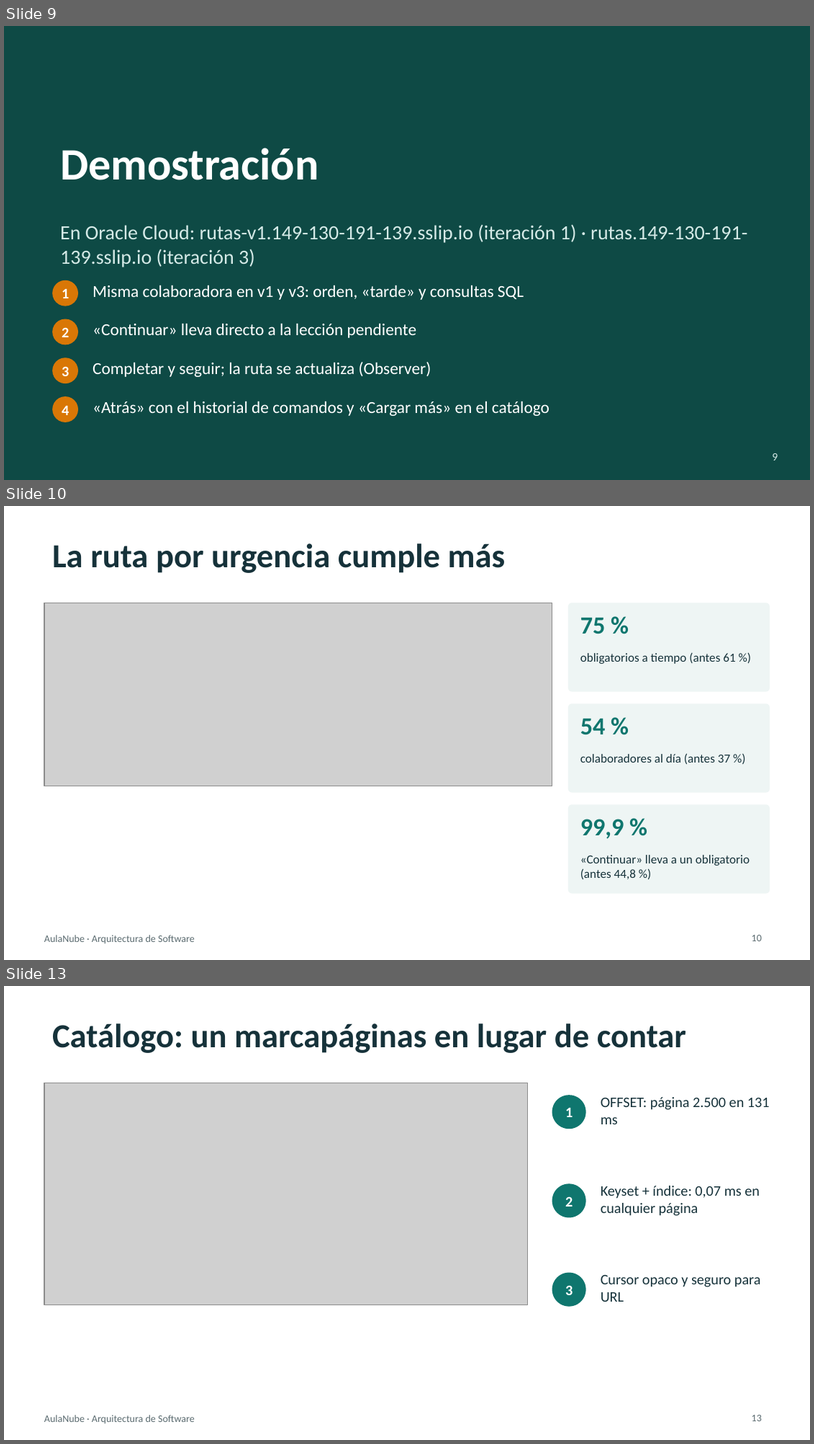
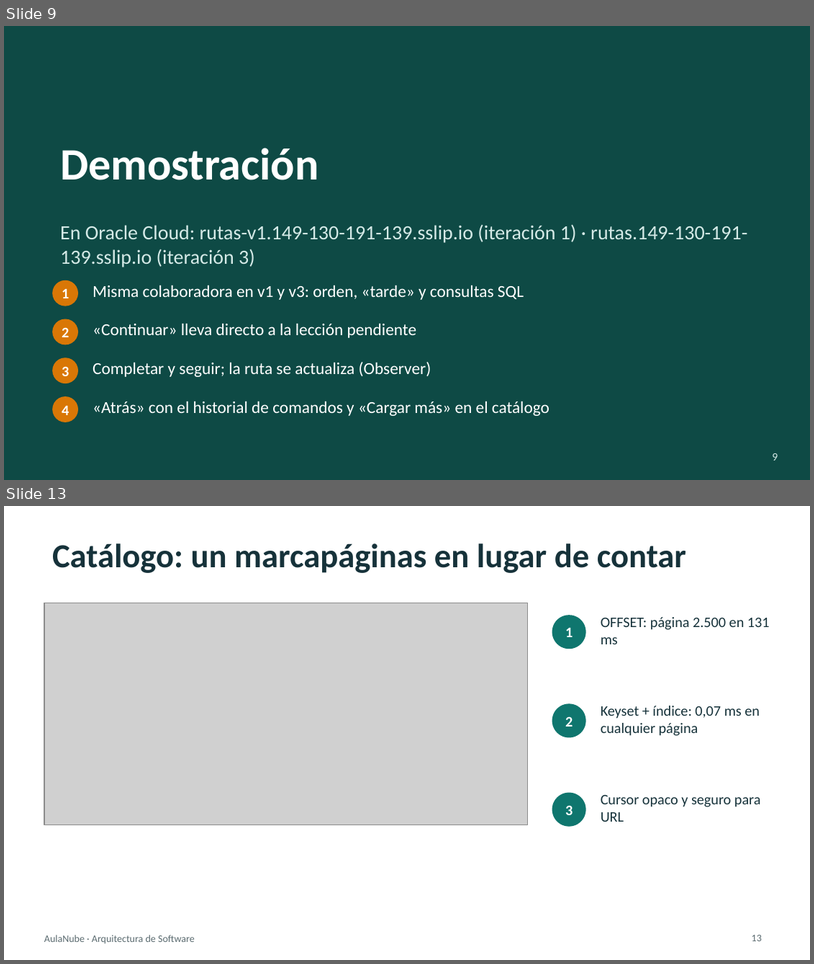
Before and after one commit to augustocco/aulanube-rutas, a slide deck: docs/presentacion/Presentacion-AulaNube-Rutas.pptx. Shown one above the other, each under a label of ours: slides 9, 10 and 13 before the commit, slides 9 and 13 after it; the slides between them are not shown. The pictures are 814x1444 and 814x964 pixels, drawn with LibreOffice and Linux fonts; fonts in the diff are those of the drawing; grey boxes stand for pictures. Boxes give left, top, right and bottom in pixels: in the first picture for what was removed or moved away, otherwise in the second. Text is boxed around its words. In the diff, an @@ line names an element or a change of style, - is before the commit and + after.

```diff
--- a/docs/presentacion/Presentacion-AulaNube-Rutas.pptx
+++ b/docs/presentacion/Presentacion-AulaNube-Rutas.pptx
@@ slide 10 removed at [4, 506, 810, 960], background #FFFFFF; not listed: 1 template element that a slide beside it also shows @@
@@ title removed at [52, 543, 505, 573] @@
-La ruta por urgencia cumple más
@@ picture removed at [44, 602, 553, 786] @@
@@ rounded rectangle removed at [568, 602, 770, 692] @@
@@ text removed at [581, 617, 606, 634] @@
-75 %
@@ text removed at [581, 652, 736, 664] @@
-obligatorios a tiempo (antes 61 %)
@@ rounded rectangle removed at [568, 703, 770, 793] @@
@@ text removed at [581, 718, 606, 735] @@
-54 %
@@ text removed at [581, 753, 730, 764] @@
-colaboradores al día (antes 37 %)
@@ rounded rectangle removed at [568, 804, 770, 893] @@
@@ text removed at [581, 818, 625, 839] @@
-99,9 %
@@ text removed at [581, 854, 750, 879] @@
-«Continuar» lleva a un obligatorio (antes 44,8 %)
@@ page number removed at [752, 934, 762, 941] @@
-10
```
Also in this commit, not shown: 1 slide changed, 3 slides added, 2 other slides removed, 7 other files.
